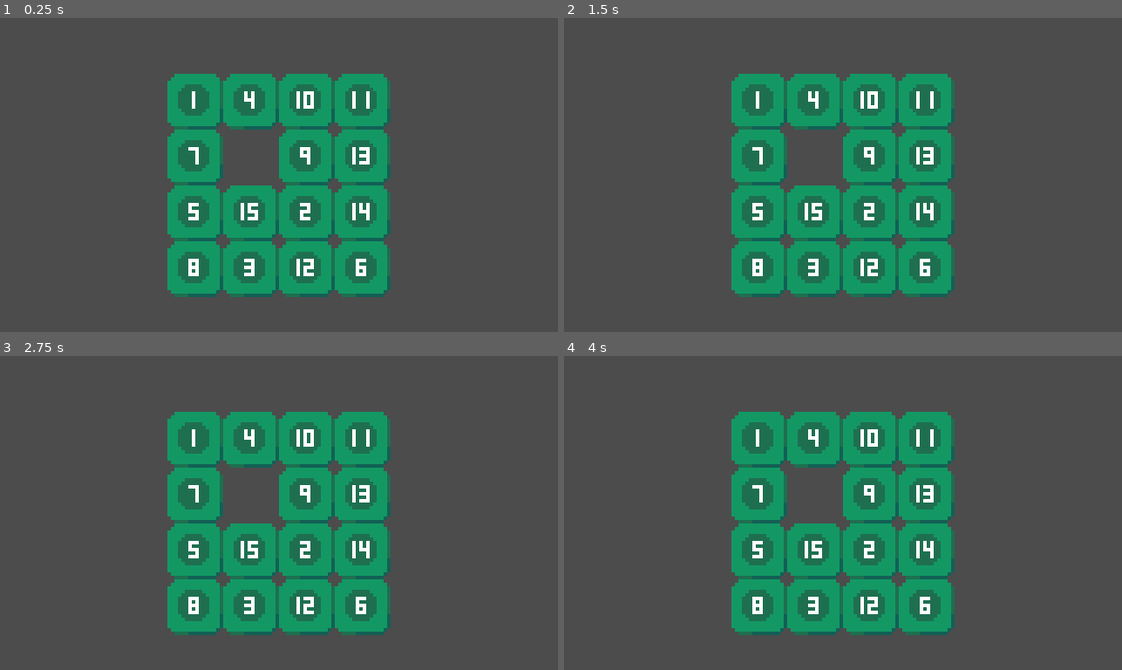
Above: before the commit, frames 1-4 (two rows, left to right).
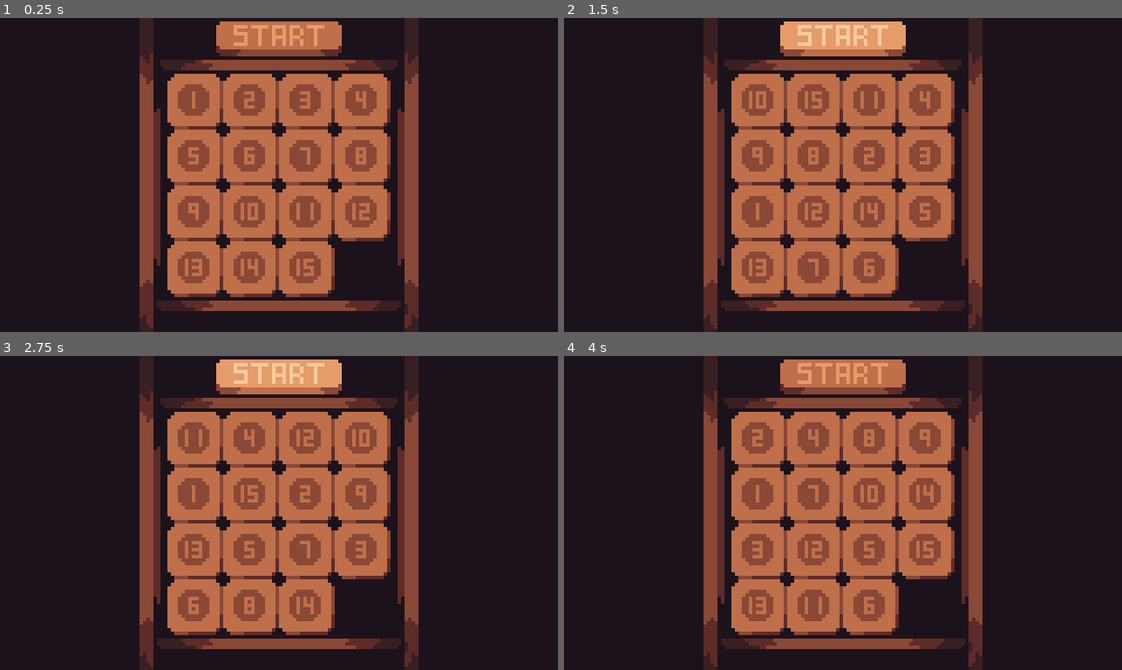
Above: after the commit, the same moments.

Repository: lawric1/Sliding-Puzzle-game
Game: Godot game, scene res://scenes/Game.tscn
Same seed, same stepped clock (60 frames per second), same inputs: the game is played once before the commit and once after it.
Inputs (mouse positions are in pixels of both pictures, inside the frame that each line leads up to):
- Up to frame 1 (0.25 s): no input
- Up to frame 2 (1.5 s): click (843, 39) at 0.52 s; click (843, 39) at 1.27 s
- Up to frame 3 (2.75 s): click (279, 377) at 2.02 s
- Up to frame 4 (4 s): tap Enter at 2.75 s; move the mouse to (759, 440) at 2.77 s; click (759, 440) at 2.92 s; tap Space at 3.5 s; move the mouse to (870, 550) at 3.52 s; click (870, 550) at 3.67 s

The runs differ from the first frame. In frame 1, 100% of the frame differs, in the area x 0-100%, y 0-100%; in frame 2, 100%; in frame 3, 100%; in frame 4, 100%.

Commit message:
Fix shuffle, Add remaining sprites and start button

Diff:
--- a/scenes/Game.gd
+++ b/scenes/Game.gd
@@ -1,7 +1,5 @@
 extends Node2D
 
-
-#var pieces = get_tree().get_nodes_in_group("pieces")
 var skin = [
 	load('res://scenes/piece/skin1/piece1.png'),
 	load('res://scenes/piece/skin1/piece2.png'),
@@ -20,28 +18,25 @@
 	load('res://scenes/piece/skin1/piece15.png')
 ]
 
-var piecesPositions = []
-var expectedPositions = []
-
 
 func _ready():
 	var pieces = get_tree().get_nodes_in_group("pieces")
 	for index in pieces.size():
 		pieces[index].get_node("sprite").texture = skin[index]
 
-	shufflePieces(pieces)
+func _process(_delta):
+	var piecesPositions = []
+	var expectedPositions = []
 
-func _process(_delta):
 	var pieces = get_tree().get_nodes_in_group("pieces")
 	for piece in pieces:
 		piecesPositions.append(piece.position)
 		expectedPositions.append(piece.expectedPos)
 	if piecesPositions == expectedPositions:
-#		print('win')
-		pass
+		print('win')
 
 func shufflePieces(pieces):
-	var possiblePositions = [Vector2(48,16)]
+	var possiblePositions = []
 	for piece in pieces:
 		possiblePositions.append(piece.position)
 
@@ -51,5 +46,14 @@
 	for index in pieces.size():
 		pieces[index].position = possiblePositions[index]
 
-# Fix shuffle, Add start Button, Add Win Screen
-# Last piece has to be empty, you dumbo
+
+func _on_startButton_pressed():
+	var pieces = get_tree().get_nodes_in_group("pieces")
+	for piece in pieces:
+		piece.position = piece.expectedPos
+	shufflePieces(pieces)
+
+# Hover texture to pieces or shader
+# When start is pressed change texture to stop, shuffle pieces and enable winning condition.
+# Stop resets original state, disable input on pieces and disable winning condition
+# Add Win Screen
--- a/scenes/Game.tscn
+++ b/scenes/Game.tscn
@@ -1,67 +1,96 @@
-[gd_scene load_steps=3 format=2]
+[gd_scene load_steps=7 format=2]
 
 [ext_resource path="res://scenes/piece/piece.tscn" type="PackedScene" id=1]
 [ext_resource path="res://scenes/Game.gd" type="Script" id=2]
+[ext_resource path="res://scenes/background.png" type="Texture" id=3]
+[ext_resource path="res://scenes/StartBtn hover.png" type="Texture" id=4]
+[ext_resource path="res://scenes/StartBtn.png" type="Texture" id=5]
+[ext_resource path="res://scenes/StartBtn pressed.png" type="Texture" id=6]
 
 [node name="Game" type="Node2D"]
 script = ExtResource( 2 )
 
+[node name="bg" type="Sprite" parent="."]
+texture = ExtResource( 3 )
+centered = false
+
 [node name="piece2" parent="." instance=ExtResource( 1 )]
+position = Vector2( 48, 16 )
+expectedPos = Vector2( 48, 16 )
+
+[node name="piece3" parent="." instance=ExtResource( 1 )]
 position = Vector2( 64, 16 )
 expectedPos = Vector2( 64, 16 )
 
-[node name="piece3" parent="." instance=ExtResource( 1 )]
+[node name="piece4" parent="." instance=ExtResource( 1 )]
 position = Vector2( 80, 16 )
 expectedPos = Vector2( 80, 16 )
 
-[node name="piece4" parent="." instance=ExtResource( 1 )]
+[node name="piece5" parent="." instance=ExtResource( 1 )]
 position = Vector2( 96, 16 )
 expectedPos = Vector2( 96, 16 )
 
-[node name="piece5" parent="." instance=ExtResource( 1 )]
+[node name="piece6" parent="." instance=ExtResource( 1 )]
 position = Vector2( 48, 32 )
 expectedPos = Vector2( 48, 32 )
 
-[node name="piece6" parent="." instance=ExtResource( 1 )]
+[node name="piece7" parent="." instance=ExtResource( 1 )]
 position = Vector2( 64, 32 )
 expectedPos = Vector2( 64, 32 )
 
-[node name="piece7" parent="." instance=ExtResource( 1 )]
+[node name="piece8" parent="." instance=ExtResource( 1 )]
 position = Vector2( 80, 32 )
 expectedPos = Vector2( 80, 32 )
 
-[node name="piece8" parent="." instance=ExtResource( 1 )]
+[node name="piece9" parent="." instance=ExtResource( 1 )]
 position = Vector2( 96, 32 )
 expectedPos = Vector2( 96, 32 )
 
-[node name="piece9" parent="." instance=ExtResource( 1 )]
+[node name="piece10" parent="." instance=ExtResource( 1 )]
 position = Vector2( 48, 48 )
 expectedPos = Vector2( 48, 48 )
 
-[node name="piece10" parent="." instance=ExtResource( 1 )]
+[node name="piece11" parent="." instance=ExtResource( 1 )]
 position = Vector2( 64, 48 )
 expectedPos = Vector2( 64, 48 )
 
-[node name="piece11" parent="." instance=ExtResource( 1 )]
+[node name="piece12" parent="." instance=ExtResource( 1 )]
 position = Vector2( 80, 48 )
 expectedPos = Vector2( 80, 48 )
 
-[node name="piece12" parent="." instance=ExtResource( 1 )]
+[node name="piece13" parent="." instance=ExtResource( 1 )]
 position = Vector2( 96, 48 )
 expectedPos = Vector2( 96, 48 )
 
-[node name="piece13" parent="." instance=ExtResource( 1 )]
+[node name="piece14" parent="." instance=ExtResource( 1 )]
 position = Vector2( 48, 64 )
 expectedPos = Vector2( 48, 64 )
 
-[node name="piece14" parent="." instance=ExtResource( 1 )]
+[node name="piece15" parent="." instance=ExtResource( 1 )]
 position = Vector2( 64, 64 )
 expectedPos = Vector2( 64, 64 )
 
-[node name="piece15" parent="." instance=ExtResource( 1 )]
+[node name="piece16" parent="." instance=ExtResource( 1 )]
 position = Vector2( 80, 64 )
 expectedPos = Vector2( 80, 64 )
 
-[node name="piece16" parent="." instance=ExtResource( 1 )]
-position = Vector2( 96, 64 )
-expectedPos = Vector2( 96, 64 )
+[node name="HUD" type="Control" parent="."]
+margin_right = 40.0
+margin_bottom = 40.0
+__meta__ = {
+"_edit_use_anchors_": false
+}
+
+[node name="startButton" type="TextureButton" parent="HUD"]
+margin_left = 62.1459
+margin_top = 1.1919
+margin_right = 98.1459
+margin_bottom = 11.1919
+texture_normal = ExtResource( 5 )
+texture_pressed = ExtResource( 6 )
+texture_hover = ExtResource( 4 )
+__meta__ = {
+"_edit_use_anchors_": false
+}
+
+[connection signal="pressed" from="HUD/startButton" to="." method="_on_startButton_pressed"]
--- a/scenes/piece/piece.gd
+++ b/scenes/piece/piece.gd
@@ -4,6 +4,9 @@
 
 export var expectedPos = Vector2(0,0)
 var targetPos
+
+func _ready():
+	self.expectedPos = position
 
 func getOccupiedPositions():
 	var occupiedPositions = []
--- a/scenes/piece/piece.tscn
+++ b/scenes/piece/piece.tscn
@@ -1,6 +1,6 @@
 [gd_scene load_steps=4 format=2]
 
-[ext_resource path="res://scenes/piece/piece.png" type="Texture" id=1]
+[ext_resource path="res://scenes/piece/skin1/piece1.png" type="Texture" id=1]
 [ext_resource path="res://scenes/piece/piece.gd" type="Script" id=2]
 
 [sub_resource type="RectangleShape2D" id=1]
Binary file added: scenes/StartBtn hover.png
Not shown, added: scenes/StartBtn hover.png.import
Binary file added: scenes/StartBtn pressed.png
Not shown, added: scenes/StartBtn pressed.png.import
Binary file added: scenes/StartBtn.png
Not shown, added: scenes/StartBtn.png.import
Binary file added: scenes/background.png
Not shown, added: scenes/background.png.import
Binary file added: scenes/mockup.aseprite
Binary file changed: scenes/piece/skin1.aseprite
Binary file changed: scenes/piece/skin1/piece1.png
Binary file changed: scenes/piece/skin1/piece10.png
(and 13 more such lines)
